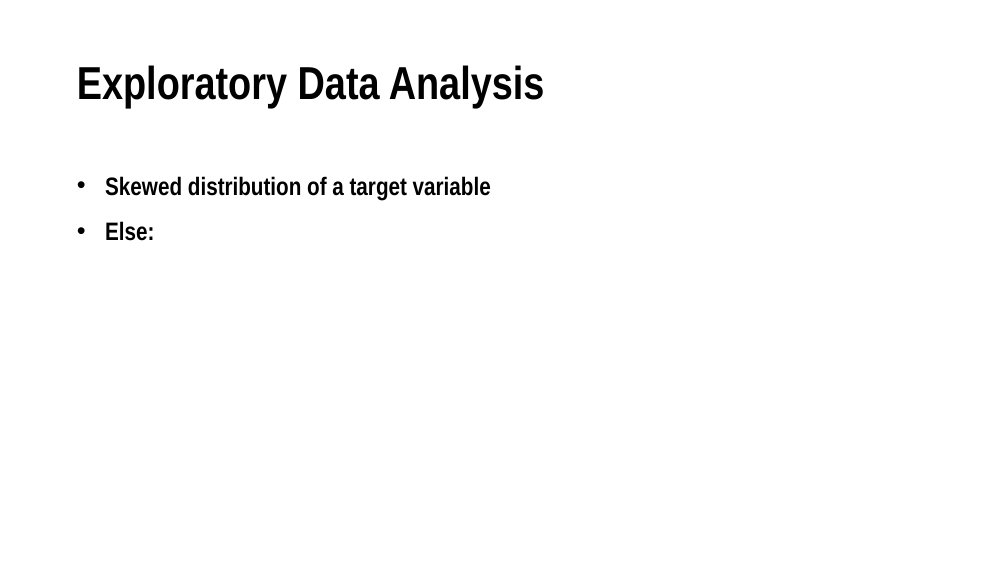
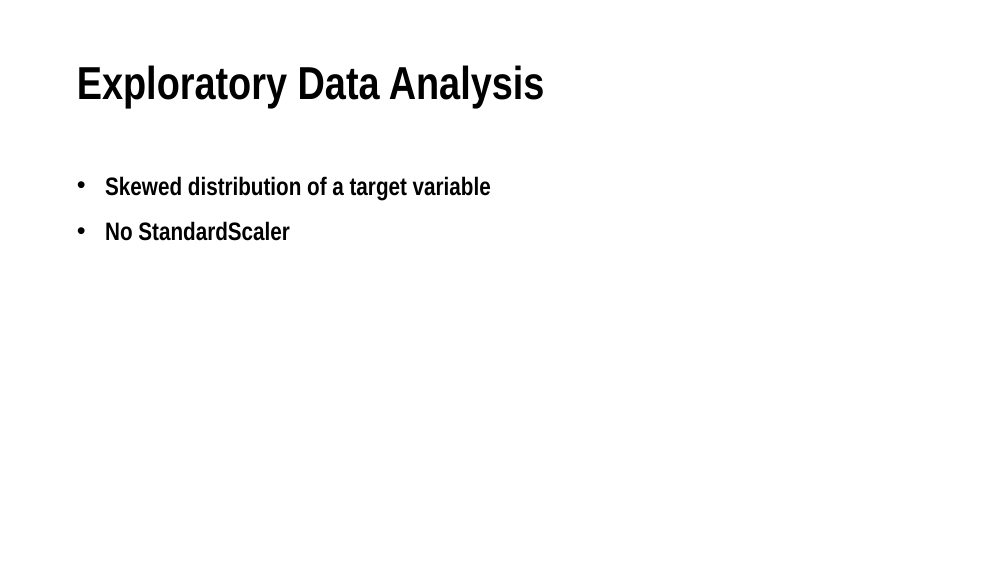
Before and after one commit to OleksiyAnokhin/MSCA-31009-Machine-Learning-Predictive-Analytics-Team-Project, a slide deck: slide 8 of Presentation/The REAL Moneyball.pptx (slide 7 before the commit). Drawn at 1008x567 pixels with LibreOffice and Linux fonts; fonts in the diff are those of the drawing. Boxes give left, top, right and bottom in pixels: in the first picture for what was removed or moved away, otherwise in the second. Text is boxed around its words. In the diff, an @@ line names an element or a change of style, - is before the commit and + after.

```diff
--- a/Presentation/The REAL Moneyball.pptx
+++ b/Presentation/The REAL Moneyball.pptx
@@ text at box(105, 221, 289, 241): text changed @@
-• Else:
+• No StandardScaler
```
Also in this commit, not shown: 3 other slides changed, 2 slides added, 1 other file.
